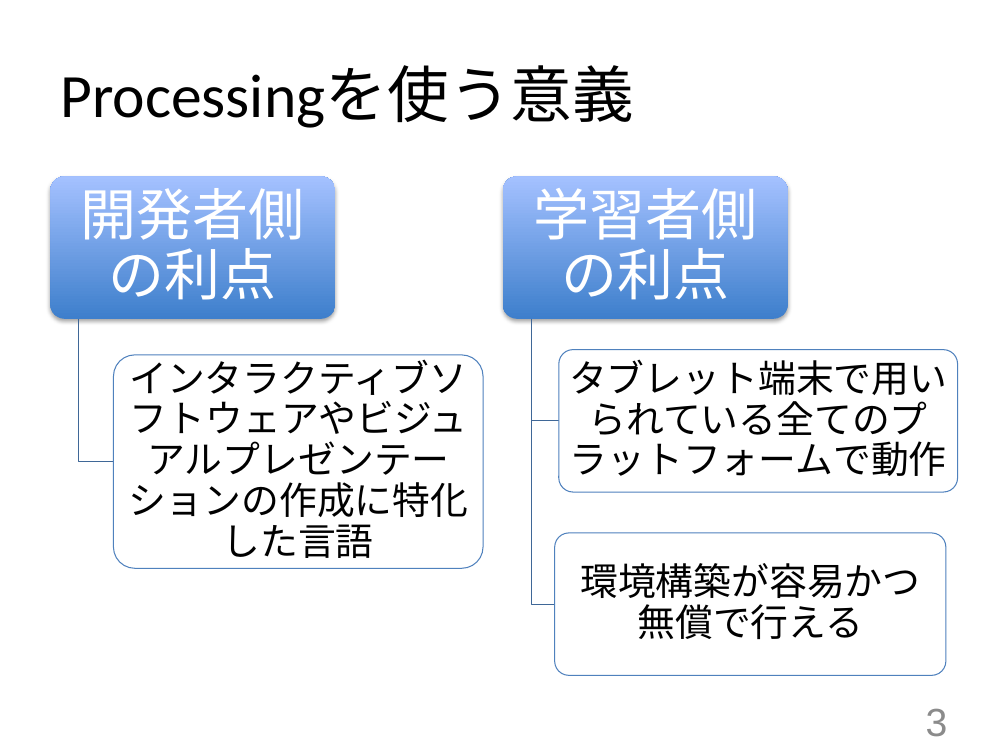
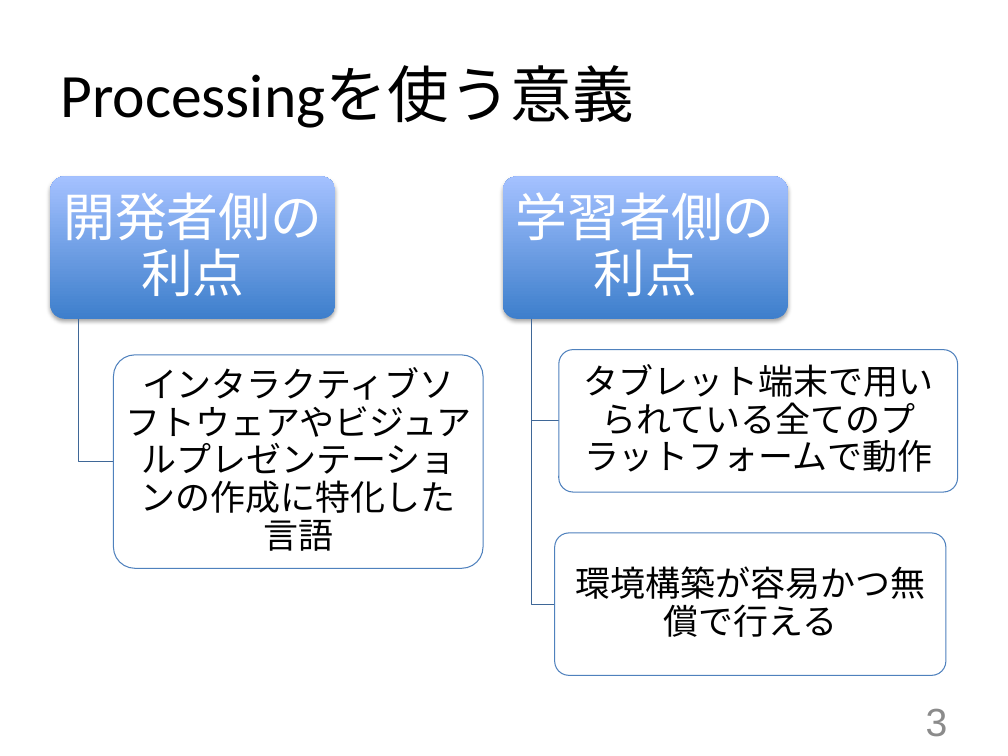
Before and after one commit to Kotaroukg/Murakami_abstract, a slide deck: slide 4 of Murakami_intermediate_announcement.pptx. Drawn at 1008x756 pixels with LibreOffice and Linux fonts; fonts in the diff are those of the drawing. Boxes give left, top, right and bottom in pixels: in the first picture for what was removed or moved away, otherwise in the second. Text is boxed around its words. In the diff, an @@ line names an element or a change of style, - is before the commit and + after.

```diff
--- a/Murakami_intermediate_announcement.pptx
+++ b/Murakami_intermediate_announcement.pptx
@@ text "開発者側の利点" at box(63, 192, 322, 296): size 40 to 37 pt; less space between paragraphs @@
@@ text "学習者側の利点" at box(516, 192, 775, 296): size 40 to 37 pt; less space between paragraphs @@
@@ size 27 to 25 pt in 3 elements at box(125, 367, 471, 551), box(583, 364, 933, 472), box(576, 566, 926, 637) @@
```
Also in this commit, not shown: 3 other slides changed, 5 other files.
